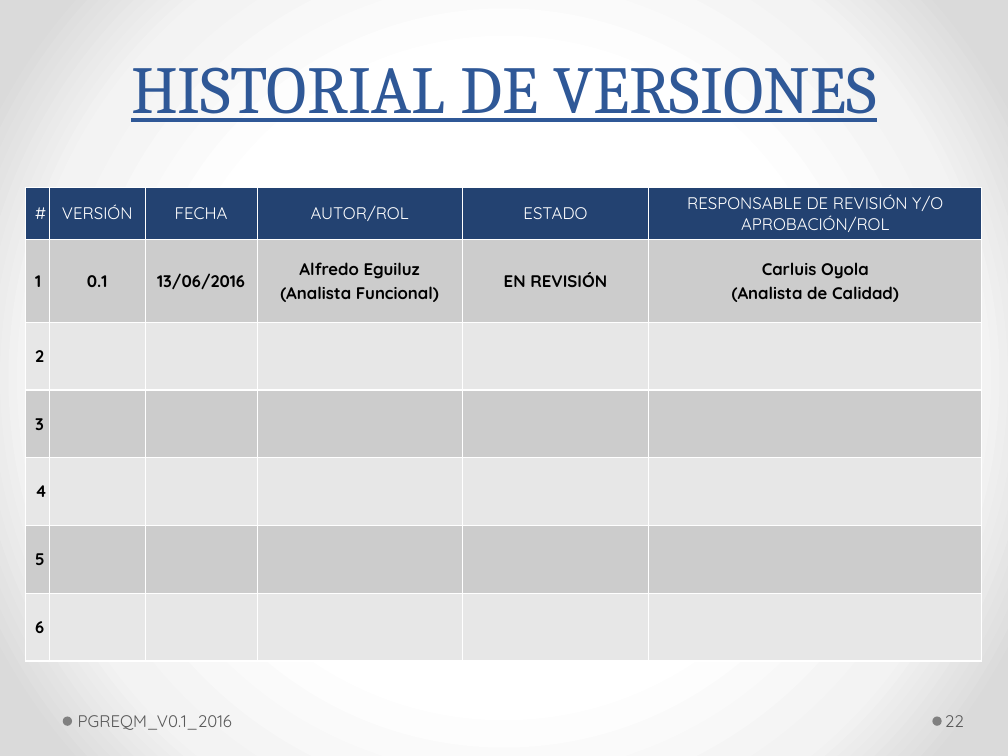
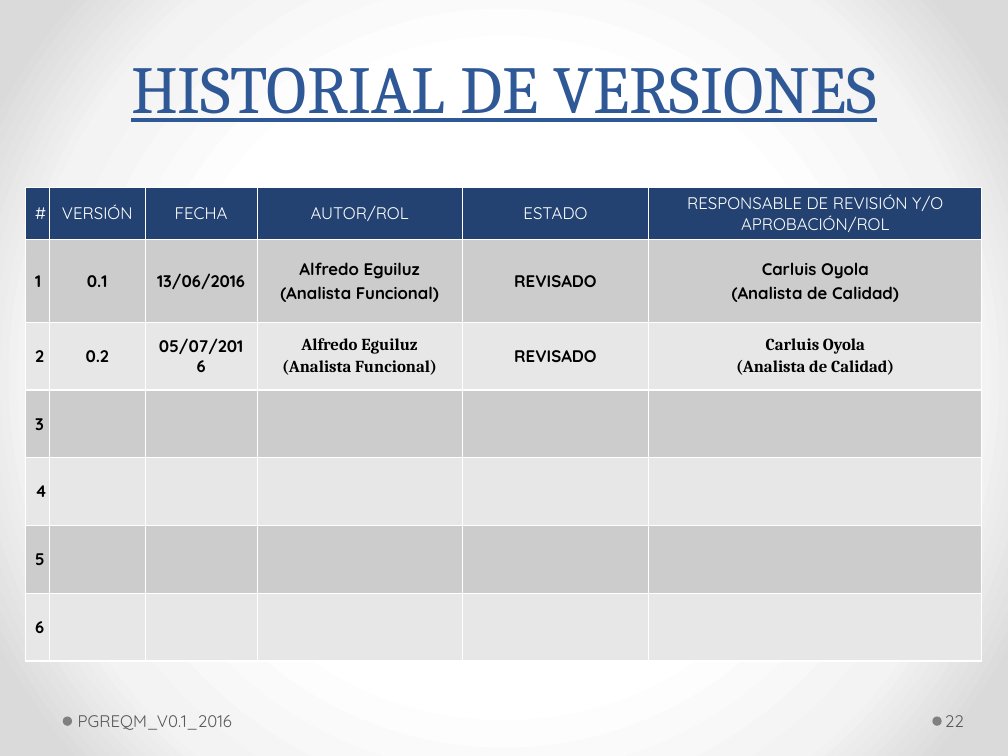
Before and after one commit to Al3n/Proyecto-BioAssistent, a slide deck: slide 22 of Area de Proceso REQM/PGREQM/PGREQM_V0.1_2016.pptx. Drawn at 1008x756 pixels with LibreOffice and Linux fonts; fonts in the diff are those of the drawing. Boxes give left, top, right and bottom in pixels: in the first picture for what was removed or moved away, otherwise in the second. Text is boxed around its words. In the diff, an @@ line names an element or a change of style, - is before the commit and + after.

```diff
--- a/Area de Proceso REQM/PGREQM/PGREQM_V0.1_2016.pptx
+++ b/Area de Proceso REQM/PGREQM/PGREQM_V0.1_2016.pptx
@@ table at box(25, 187, 980, 659) @@
-row 2, column 5: EN REVISIÓN
+row 2, column 5: REVISADO
-row 3: 2 |  |  |  |  | 
+row 3: 2 | 0.2 | 05/07/2016 | Alfredo Eguiluz / (Analista Funcional) | REVISADO | Carluis Oyola / (Analista de Calidad)
```
Also in this commit, not shown: 19 other slides changed, 35 other files.
